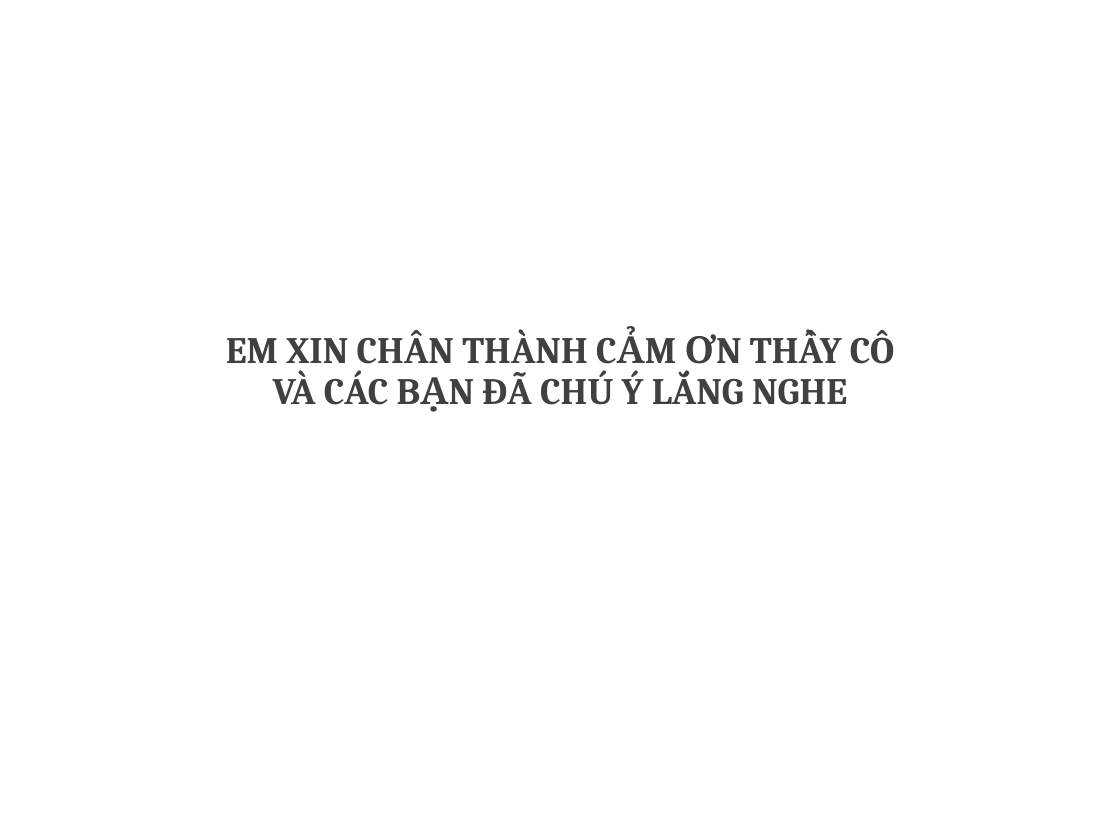
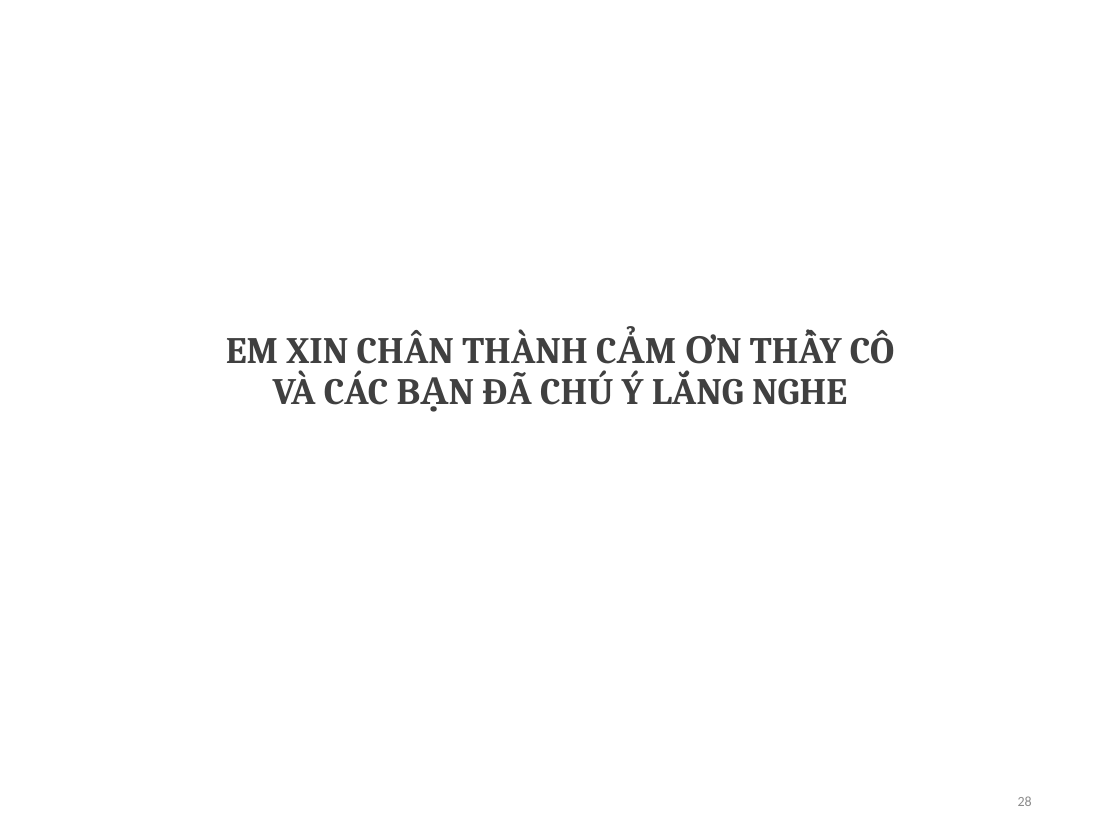
Before and after one commit to trungkien110298/thesis, a slide deck: slide 28 of slide.pptx (slide 29 before the commit). Drawn at 1120x840 pixels with LibreOffice and Linux fonts; fonts in the diff are those of the drawing; background and template pictures are left out. Boxes give left, top, right and bottom in pixels: in the first picture for what was removed or moved away, otherwise in the second. Text is boxed around its words. In the diff, an @@ line names an element or a change of style, - is before the commit and + after.

```diff
--- a/slide.pptx
+++ b/slide.pptx
@@ page number added at <box>1018,796,1032,806</box>, 9 pt, text #8C8C8C @@
+28
```
Also in this commit, not shown: 27 other slides changed, 1 slide removed, 7 other files.
